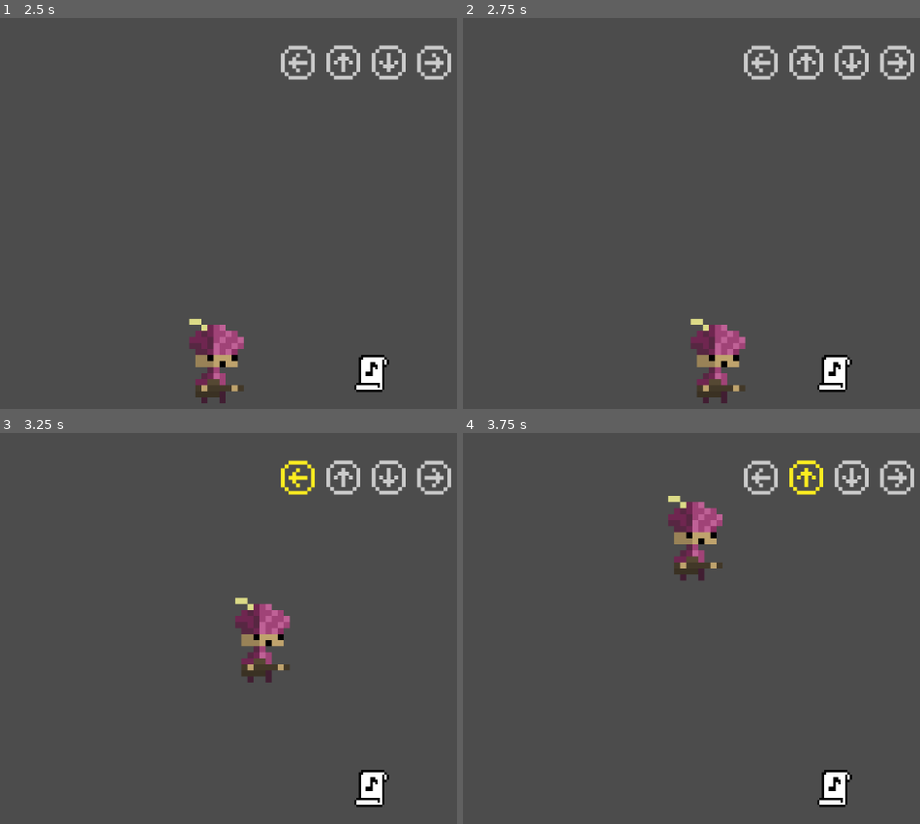
Above: before the commit, frames 1-4 (two rows, left to right).
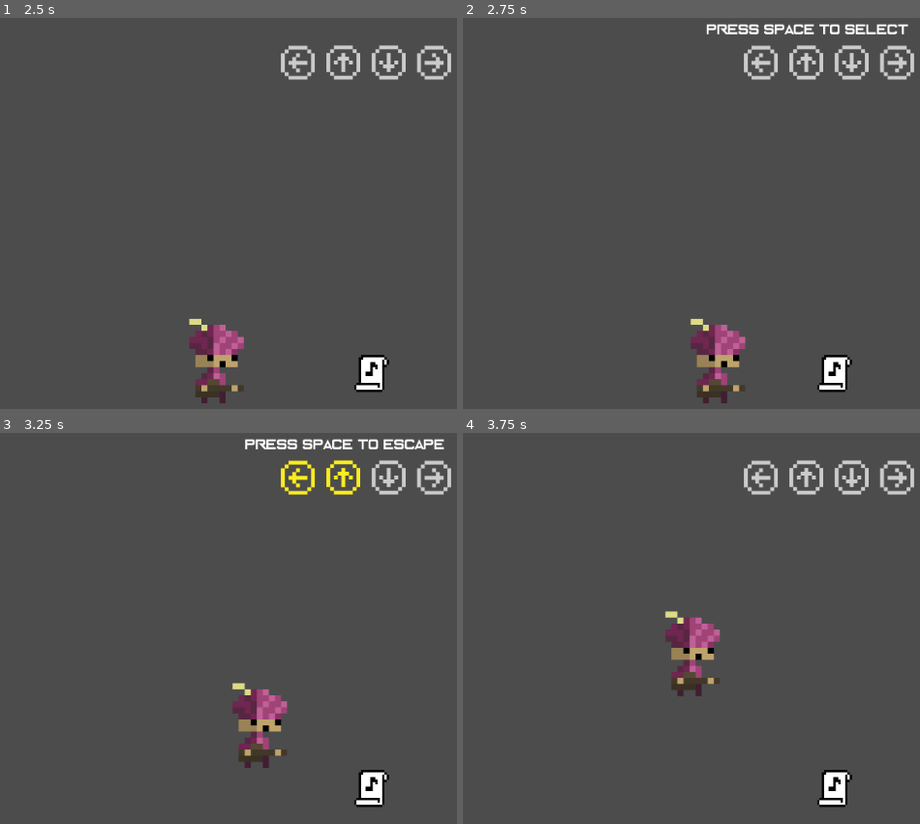
Above: after the commit, the same moments.

Repository: franciscapessanha/Lusitannia
Game: Godot game, scene res://World.tscn
Two runs of this game, one before a commit and one after it. Both use one fixed random seed, a clock stepped at 60 frames per second and the inputs below. Sound files missing from this copy of the repository are replaced by a short silence.
Inputs:
- Up to frame 1 (2.5 s): tap Space (ui_select) at 0.5, 0.6, 0.77, 1.07, 1.25, 1.35, 1.52, 1.82, 2, 2.1 s; hold Right (ui_right) 0.53-1.28 s; hold Down (ui_down) 1.28-2.03 s; hold Right (ui_right) from 2.03 s (still down)
- Up to frame 2 (2.75 s): keep holding Right (ui_right)
- Up to frame 3 (3.25 s): tap Space (ui_select) at 2.75, 2.85, 3.02 s; release Right (ui_right) at 2.78 s; hold Up (ui_up) from 2.78 s (still down)
- Up to frame 4 (3.75 s): tap Space (ui_select) at 3.32, 3.6 s; release Up (ui_up) at 3.53 s; hold Left (ui_left) from 3.53 s (still down)

Frame 1 is identical in both runs. In frame 2, 0.8% of the frame differs, in the area x 53-98%, y 1-5%; in frame 3, 4.4%, in the area x 50-98%, y 1-86%; in frame 4, 3.5%.

Commit message:
Update dynamics - player can enter and exit the puzzle

Diff:
--- a/Scripts/Bard.gd
+++ b/Scripts/Bard.gd
@@ -1,8 +1,10 @@
 extends KinematicBody2D
 
 var velocity = Vector2(0,0)
-
+var exploring = true
 func _ready():
+	get_parent().get_node("select").hide()
+	get_parent().get_node("escape").hide()
 	pass
 
 func get_input():
@@ -15,15 +17,25 @@
 
 func get_sheet():
 	if get_parent().get_node("Sheet").global_position.distance_to(global_position) < 200:
-		get_parent().get_node("Note").show()
+		get_parent().get_node("select").show()
 		if Input.is_action_just_pressed("ui_select"):
 			get_parent().get_node("Sheet").play_song()
-
-		get_parent().get_node("Note").hide()
+			exploring = false
+			get_parent().get_node("select").hide()
+	else:
+		get_parent().get_node("select").hide()
 
 func _process(delta):
 	velocity.y = (50 + velocity.y)
 	velocity.x = 0
-	get_input()
-	get_sheet()
-	var collision = move_and_slide(velocity)
+
+	if exploring:
+		get_input()
+		var collision = move_and_slide(velocity)
+		get_sheet()
+	else:
+		get_parent().get_node("escape").show()
+		if Input.is_action_just_pressed("ui_select"):
+			get_parent().get_node("Sheet").set_process(false)
+			exploring = true
+			get_parent().get_node("escape").hide()
--- a/Scripts/Sheet.gd
+++ b/Scripts/Sheet.gd
@@ -4,42 +4,57 @@
 onready var up  = get_parent().get_node("Arrows/up")
 onready var down  = get_parent().get_node("Arrows/down")
 onready var right  = get_parent().get_node("Arrows/right")
+
 onready var note1 = get_node("note1")
 onready var note2 = get_node("note2")
 onready var note3 = get_node("note3")
 onready var note4 = get_node("note4")
 onready var note5 = get_node("note5")
+onready var note6 = get_node("note6")
+
+onready var seq_notes = [note1, note2, note3, note4]
+onready var seq_arrows = [left, up, down, right]
+onready var seq_len = [400, 400, 400, 400]
 
 func _ready():
-	# Called when the node is added to the scene for the first time.
-	# Initialization here
-	pass
+	set_process(false)
+func get_input():
+	if Input.is_action_just_pressed("ui_left"):
+		play_note1()
+	elif Input.is_action_just_pressed("ui_up"):
+		play_note2()
+	elif Input.is_action_just_pressed("ui_down"):
+		play_note3()
+	elif Input.is_action_just_pressed("ui_right"):
+		play_note4()
 
+func _process(delta):
+	get_input()
 
 func play_song():
-	left.play("on")
-	note1.play()
+	play_note1()
+	set_process(true)
 
+func play_note1():
+	seq_arrows[0].play("on")
+	seq_notes[0].play()
+func _on_note1_finished():
+	seq_arrows[0].play("off")
 
-func _on_note1_finished():
-	left.play("off")
-	note2.play()
-	up.play("on")
+func play_note2():
+	seq_arrows[1].play("on")
+	seq_notes[1].play()
+func _on_note2_finished():
+	seq_arrows[1].play("off")
 
-func _on_note2_finished():
-	up.play("off")
-	note3.play()
-	right.play("on")
+func play_note3():
+	seq_arrows[2].play("on")
+	seq_notes[2].play()
+func _on_note3_finished():
+	seq_arrows[2].play("off")
 
-func _on_note3_finished():
-	right.play("off")
-	note4.play()
-	left.play("on")
-
+func play_note4():
+	seq_arrows[3].play("on")
+	seq_notes[3].play()
 func _on_note4_finished():
-	left.play("off")
-	note5.play()
-	down.play("on")
-
-func _on_note5_finished():
-	down.play("off")
+	seq_arrows[3].play("off")
--- a/World.tscn
+++ b/World.tscn
@@ -283,7 +283,7 @@
 "_edit_lock_": true
 }
 
-[node name="Note" type="Label" parent="." index="4"]
+[node name="select" type="Label" parent="." index="4"]
 
 anchor_left = 0.5
 anchor_top = 0.0
@@ -307,6 +307,31 @@
 max_lines_visible = -1
 _sections_unfolded = [ "Material", "Visibility", "custom_fonts" ]
 
+[node name="escape" type="Label" parent="." index="5"]
+
+anchor_left = 0.5
+anchor_top = 0.0
+anchor_right = 0.5
+anchor_bottom = 0.0
+margin_left = -28.0
+margin_top = 20.0
+margin_right = 984.0
+margin_bottom = 36.0
+rect_pivot_offset = Vector2( 0, 0 )
+rect_clip_content = false
+mouse_filter = 2
+mouse_default_cursor_shape = 0
+size_flags_horizontal = 1
+size_flags_vertical = 4
+custom_fonts/font = SubResource( 6 )
+text = "press SPACE to escape
+"
+align = 1
+percent_visible = 1.0
+lines_skipped = 0
+max_lines_visible = -1
+_sections_unfolded = [ "Material", "Visibility", "custom_fonts" ]
+
 [connection signal="finished" from="Sheet/note1" to="Sheet" method="_on_note1_finished"]
 
 [connection signal="finished" from="Sheet/note2" to="Sheet" method="_on_note2_finished"]
Binary file added: Fonts/Enter the Grid.ttf
